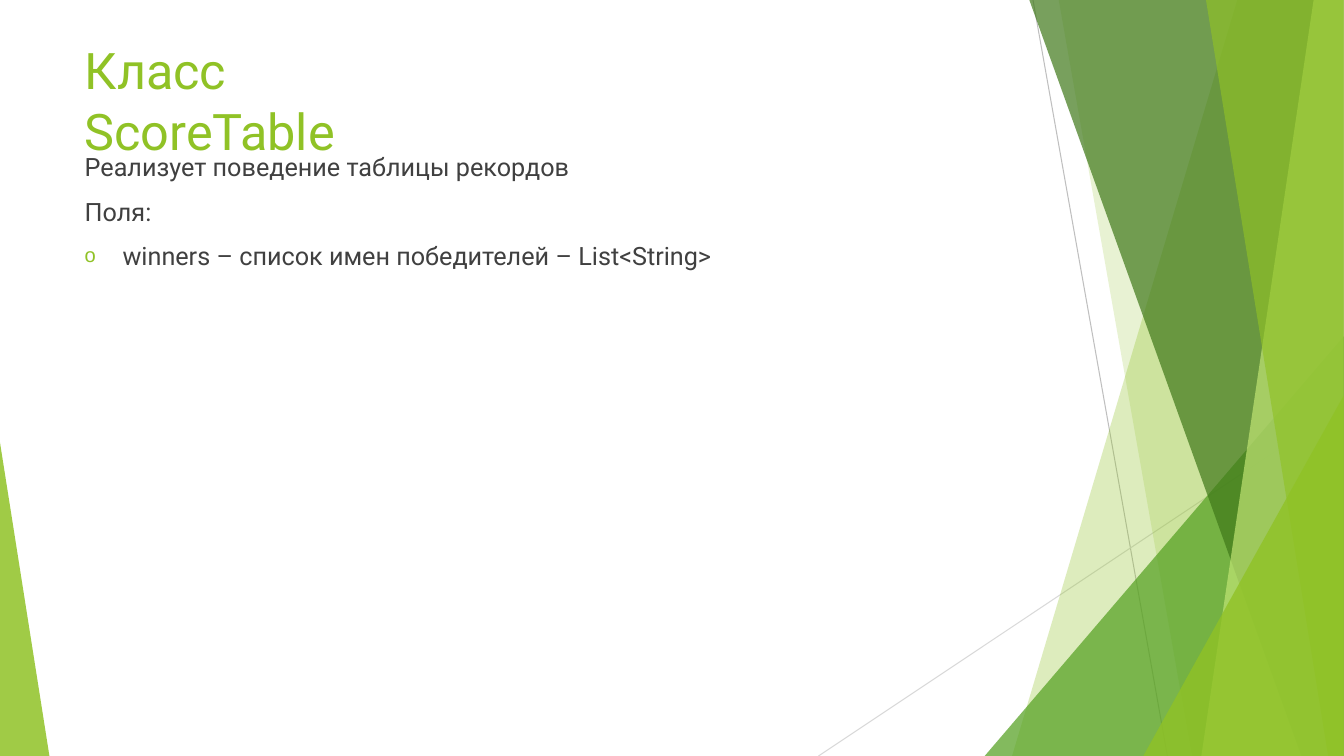
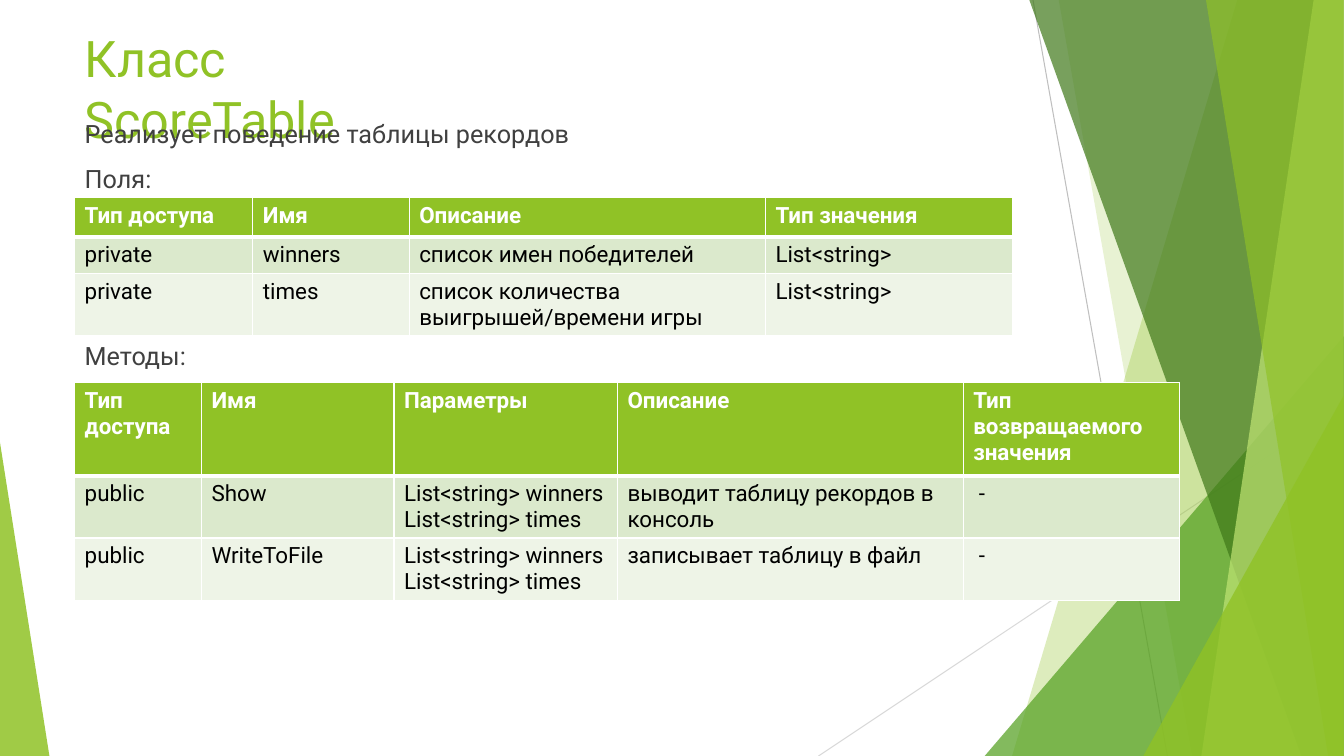
Before and after one commit to Stebusha/TheFool, a slide deck: slide 14 of Docs/Учебный проект по ООП.pptx (slide 10 before the commit). Drawn at 1344x756 pixels with LibreOffice and Linux fonts; fonts in the diff are those of the drawing. Boxes give left, top, right and bottom in pixels: in the first picture for what was removed or moved away, otherwise in the second. Text is boxed around its words. In the diff, an @@ line names an element or a change of style, - is before the commit and + after.

```diff
--- a/Docs/Учебный проект по ООП.pptx
+++ b/Docs/Учебный проект по ООП.pptx
@@ title "Класс ScoreTable": place and size @@
-title "Класс ScoreTable" at [85, 53, 335, 161]
+title "Класс ScoreTable" at [85, 41, 335, 149]
@@ text "Реализует поведение таблицы рекордов": place and size @@
-text "Реализует поведение таблицы рекордов" at [85, 157, 711, 271]
+text "Реализует поведение таблицы рекордов" at [85, 120, 569, 369]
@@ table added at [75, 198, 1012, 338], 3 rows, 4 columns @@
+Тип доступа | Имя | Описание | Тип значения
+private | winners | список имен победителей | List<string>
+private | times | список количества выигрышей/времени игры | List<string>
@@ text at [85, 347, 186, 369]: text changed @@
-o winners – список имен победителей – List<String>
+Методы:
@@ table added at [75, 382, 1180, 603], 3 rows, 5 columns @@
+Тип доступа | Имя | Параметры | Описание | Тип возвращаемого значения
+public | Show | List<string> winners List<string> times | выводит таблицу рекордов в консоль | -
+public | WriteToFile | List<string> winners / List<string> times | записывает таблицу в файл | -
```
Also in this commit, not shown: 4 other slides changed, 9 slides added, 3 slides removed, 2 other files.
